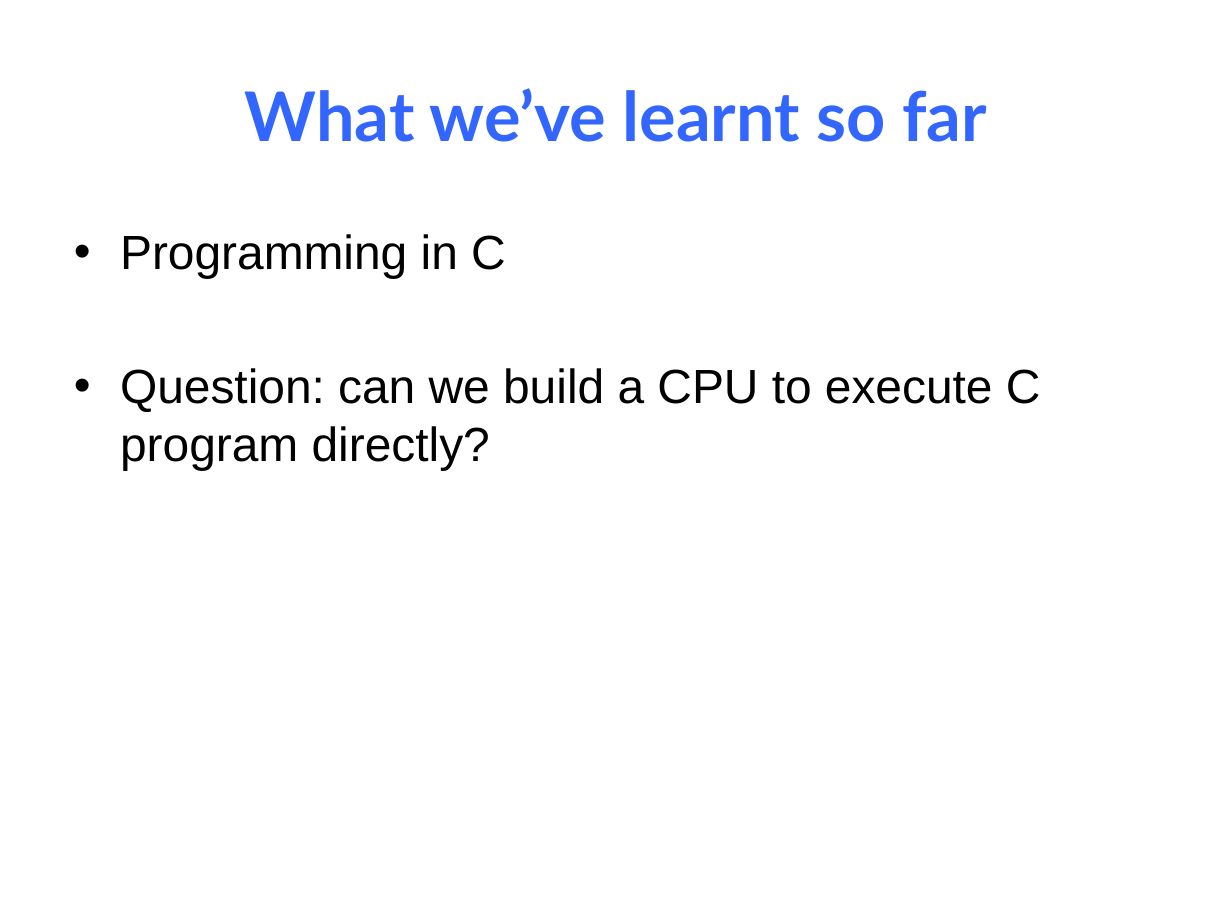
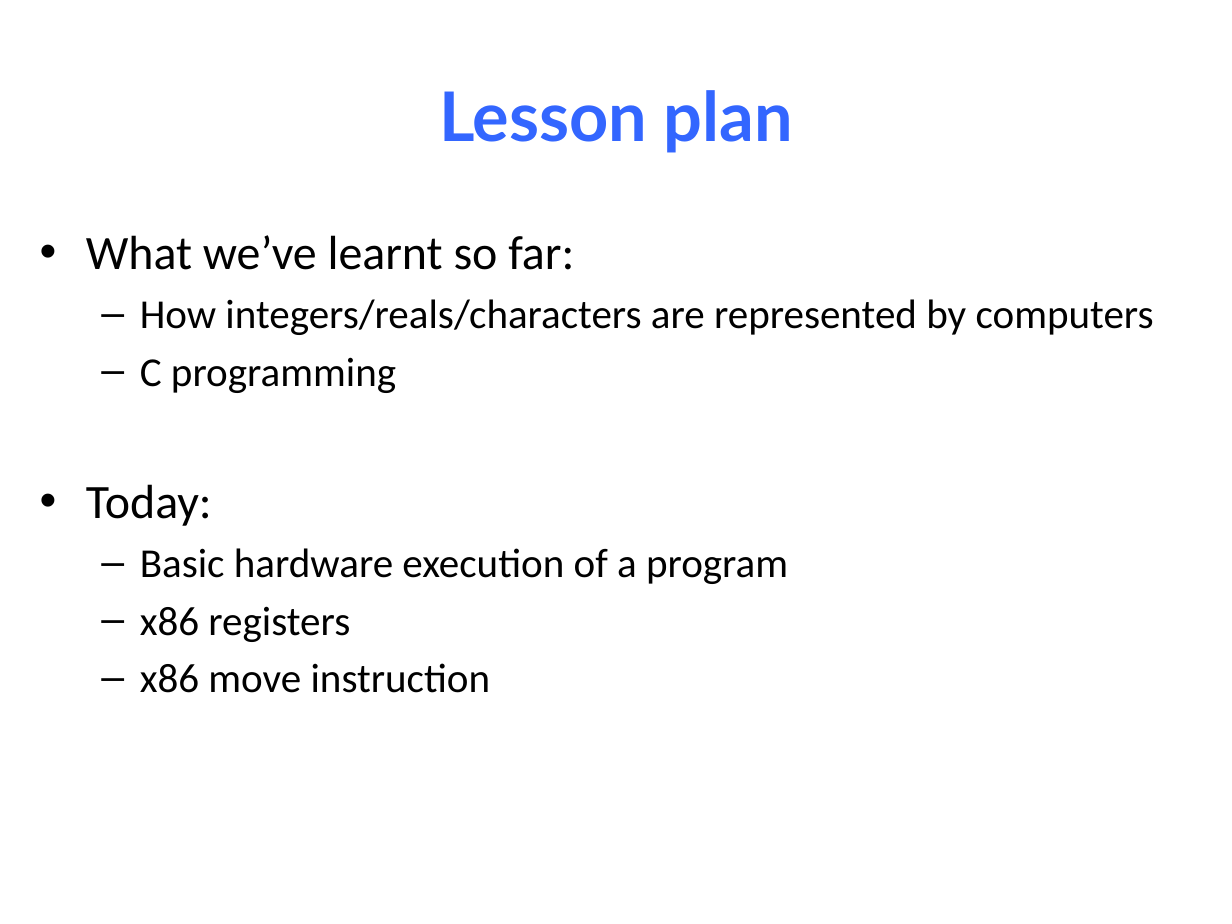
Before and after one commit to NYU-CSO/nyu-cso.github.io, a slide deck: slide 2 of notes/07-Machine_Basic.pptx. Drawn at 1232x924 pixels with LibreOffice and Linux fonts; fonts in the diff are those of the drawing. Boxes give left, top, right and bottom in pixels: in the first picture for what was removed or moved away, otherwise in the second. Text is boxed around its words. In the diff, an @@ line names an element or a change of style, - is before the commit and + after.

```diff
--- a/notes/07-Machine_Basic.pptx
+++ b/notes/07-Machine_Basic.pptx
@@ title at (439, 90, 793, 153): text changed @@
-What we’ve learnt so far
+Lesson plan
@@ text at (86, 235, 1154, 693): text changed; size 28 to 24 pt; font Arial to Calibri @@
-• Programming in C
-• Question: can we build a CPU to execute C program directly?
+• What we’ve learnt so far:
+  – How integers/reals/characters are represented by computers
+  – C programming
+• Today:
+  – Basic hardware execution of a program
+  – x86 registers
+  – x86 move instruction
```
Also in this commit, not shown: 47 other slides changed, 3 slides added, 12 slides removed, 1 other file.
